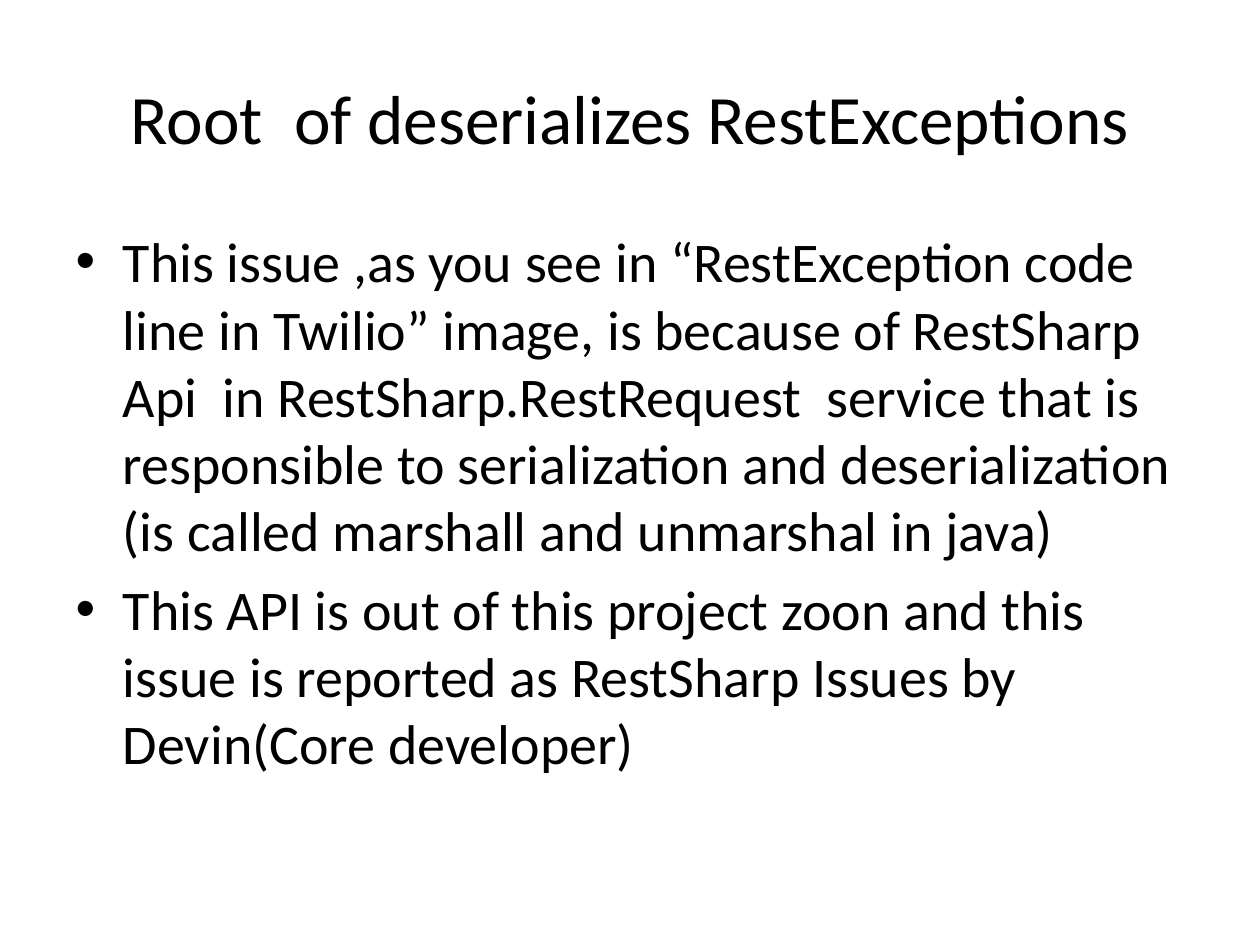
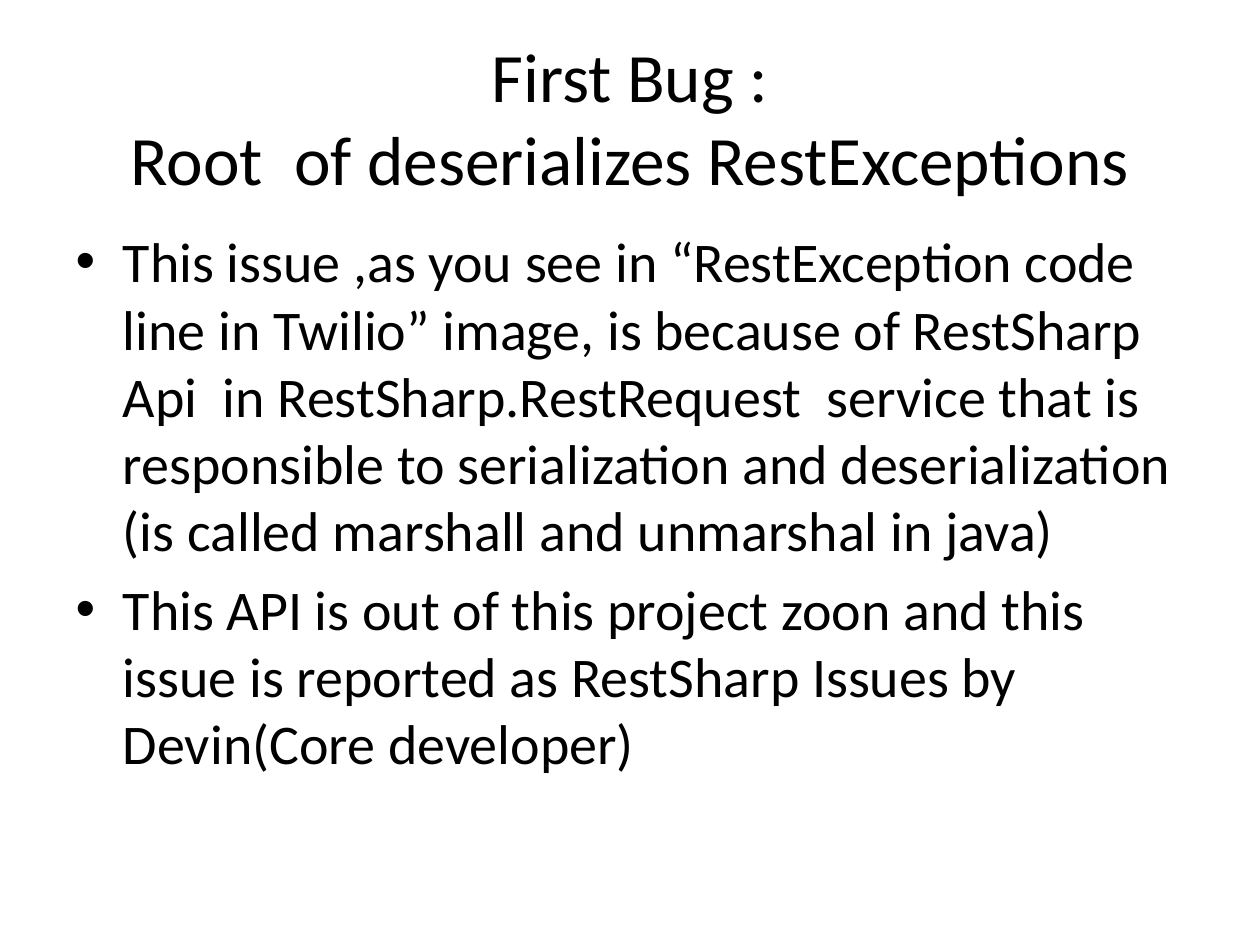
Before and after one commit to manouchehr/SOEN691_AZIZI, a slide deck: slide 13 of ClassWorkReports/Twilio_sharpBugFixing .pptx. Drawn at 1260x945 pixels with LibreOffice and Linux fonts; fonts in the diff are those of the drawing. Boxes give left, top, right and bottom in pixels: in the first picture for what was removed or moved away, otherwise in the second. Text is boxed around its words. In the diff, an @@ line names an element or a change of style, - is before the commit and + after.

```diff
--- a/ClassWorkReports/Twilio_sharpBugFixing .pptx
+++ b/ClassWorkReports/Twilio_sharpBugFixing .pptx
@@ title at (x1=130, y1=54, x2=1129, y2=197): text changed @@
-Root of deserializes RestExceptions
+First Bug :
+Root of deserializes RestExceptions
```
Also in this commit, not shown: 6 other slides changed, 4 slides added, 27 other files.
